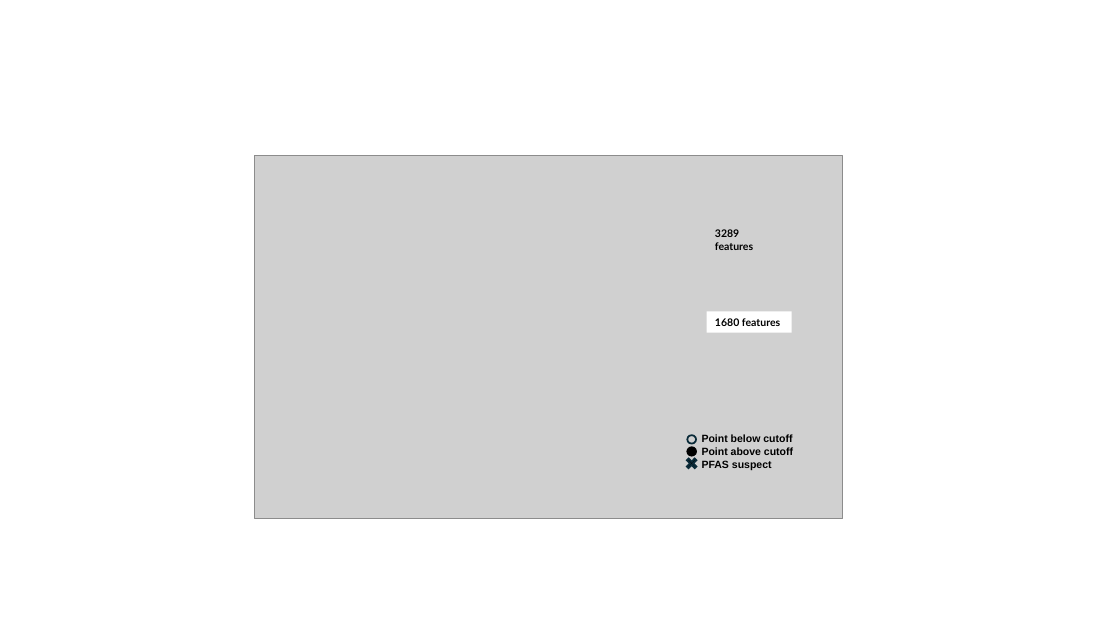
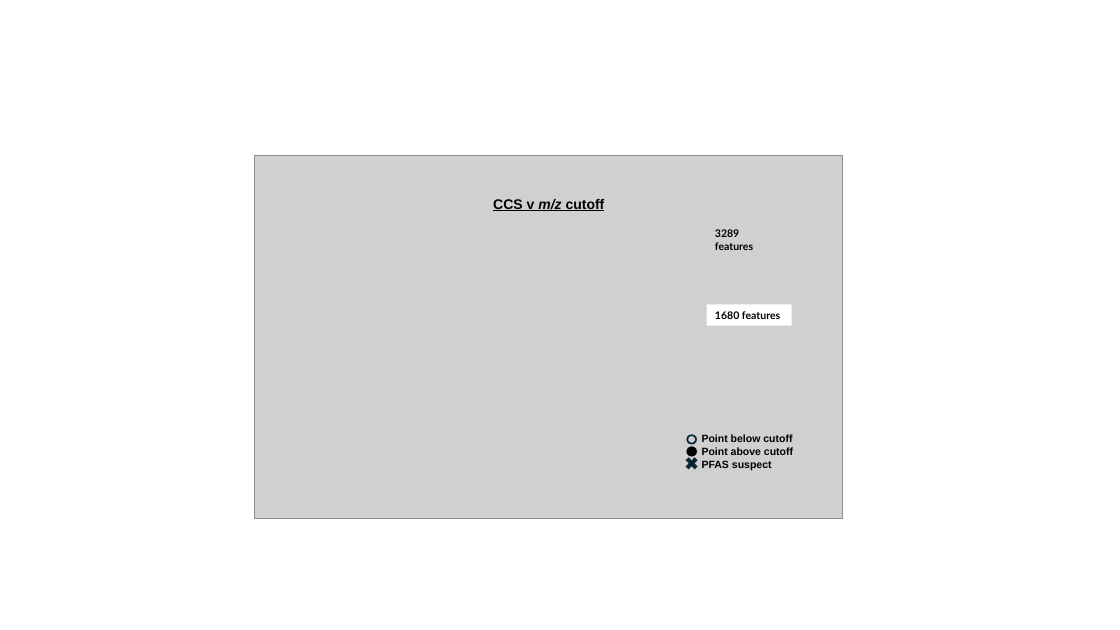
Before and after one commit to greg1d/PFAS-IMplementor-for-Mass-Spectrometry--PIMMS-, a slide deck: slide 3 of presentations/figures for patent application.pptx. Drawn at 1120x630 pixels with LibreOffice and Linux fonts; fonts in the diff are those of the drawing; grey boxes stand for pictures. Boxes give left, top, right and bottom in pixels: in the first picture for what was removed or moved away, otherwise in the second. Text is boxed around its words. In the diff, an @@ line names an element or a change of style, - is before the commit and + after.

```diff
--- a/presentations/figures for patent application.pptx
+++ b/presentations/figures for patent application.pptx
@@ text added at [493, 199, 605, 211], 12 pt, text #000000, bold, underline @@
+CCS v m/z cutoff
@@ rectangle "1680 features": place and size @@
-rectangle "1680 features" at [707, 312, 791, 333]
+rectangle "1680 features" at [707, 304, 791, 325]
```
Also in this commit, not shown: 1 slide added, 3 other files.
